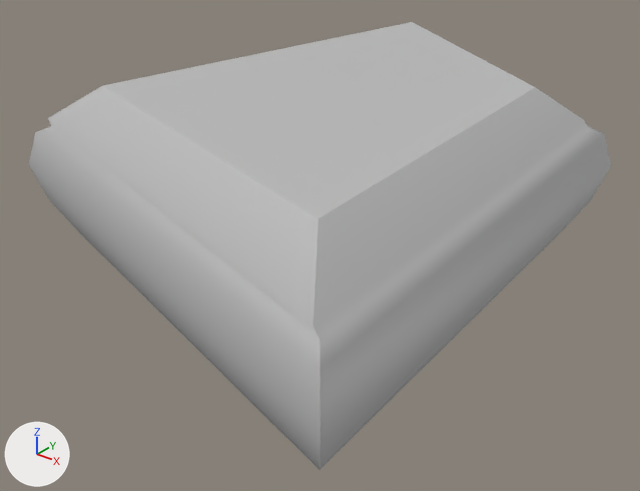
An edit to the FBX model KickshotProject/Assets/Models/Levels/Desert_FlatRock05.fbx, drawn before and after from the same camera.
Both versions are drawn from a 50 mm lens placed at (0.1148, -0.0331, 0.022), pointed at (0.0904, -0.0027, 0.0031). The lights are fixed; the arrows at lower left show +X, +Y and +Z. Where no turn or scale is listed for an object, it has been applied to the vertices.

The first picture shows 'Desert_FlatRock01:pCube1'.
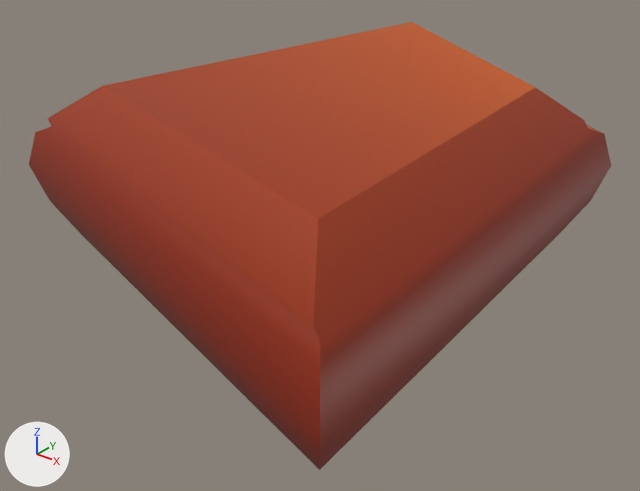
What the commit changed:
Picture 'RedRock3b.png' (img_redrock3b_png) is new.
In material 'lambert1' (mat_lambert1), base_color is no longer (0.5, 0.5, 0.5), grey #bcbcbc.
In material 'lambert1' (mat_lambert1), texture is now set to img_redrock3b_png.

Location of each change, [x1, y1, x2, y2] in pixels of the pictures (640 x 491 px):
'Desert_FlatRock01:pCube1', surface changed (grey to red)
    both: [29, 22, 611, 470]
